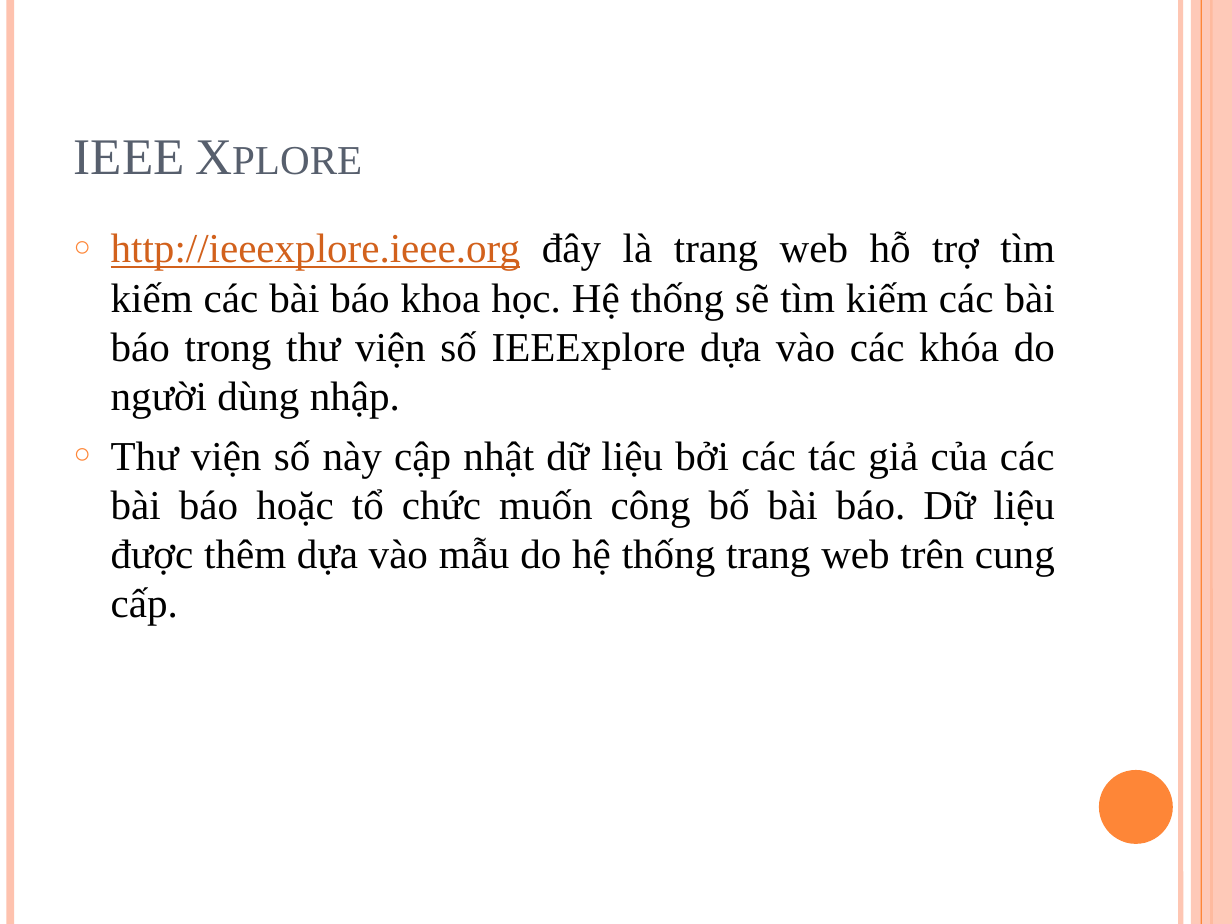
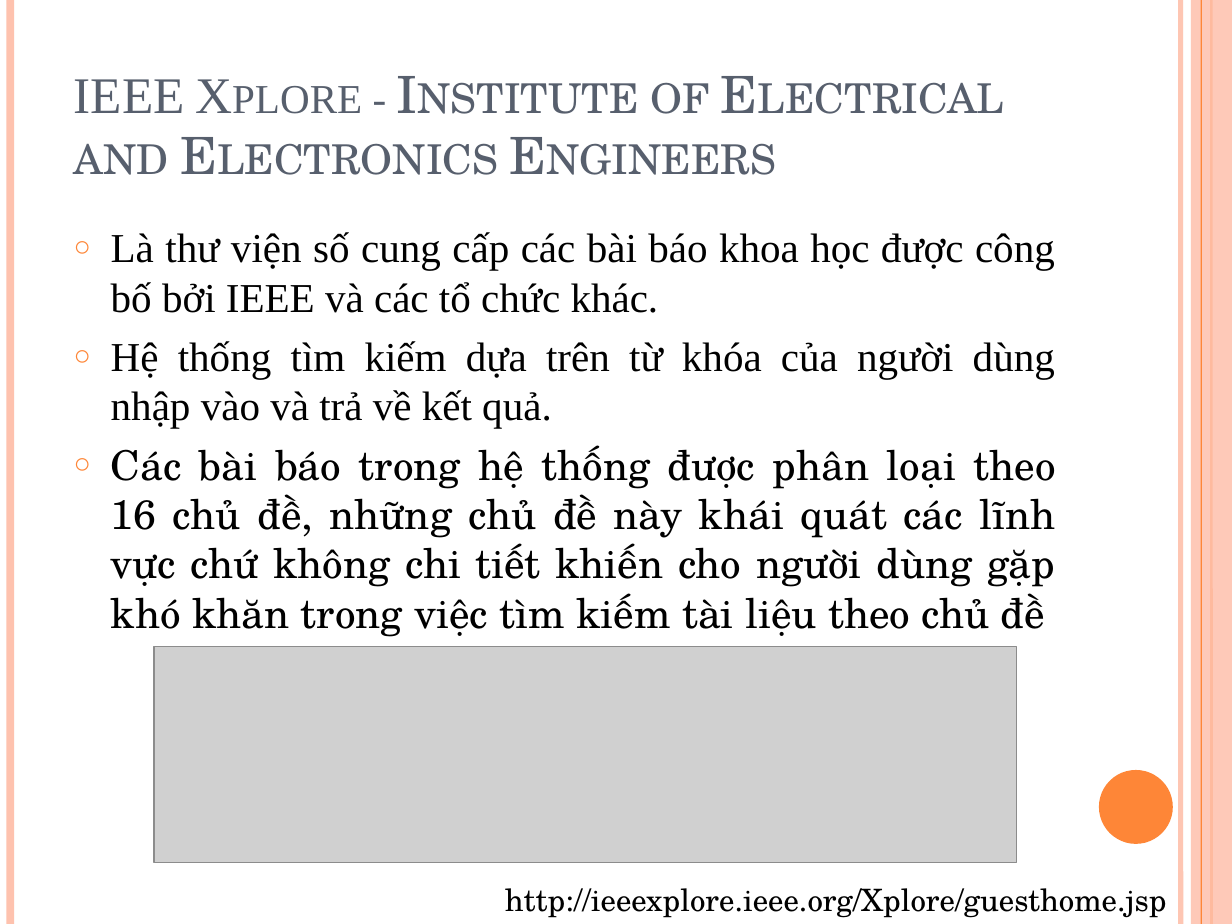
Before and after one commit to tiendv/detaitotnghiep, a slide deck: slide 14 of Report/Baocao 3-12.pptx (slide 12 before the commit). Drawn at 1232x924 pixels with LibreOffice and Linux fonts; fonts in the diff are those of the drawing; grey boxes stand for pictures. Boxes give left, top, right and bottom in pixels: in the first picture for what was removed or moved away, otherwise in the second. Text is boxed around its words. In the diff, an @@ line names an element or a change of style, - is before the commit and + after.

Commit message:
update slide

```diff
--- a/Report/Baocao 3-12.pptx
+++ b/Report/Baocao 3-12.pptx
@@ title at box(74, 79, 709, 175): text changed; font Times New Roman to TeX Gyre Schola @@
-IEEE Xplore
+IEEE Xplore - Institute of Electrical and Electronics Engineers
@@ text at box(111, 232, 1056, 637): text changed; font Times New Roman to TeX Gyre Schola @@
-○ http://ieeexplore.ieee.org đây là trang web hỗ trợ tìm kiếm các bài báo khoa học. Hệ thống sẽ tìm kiếm các bài báo trong thư viện số IEEExplore dựa vào các khóa do người dùng nhập.
-○ Thư viện số này cập nhật dữ liệu bởi các tác giả của các bài báo hoặc tổ chức muốn công bố bài báo. Dữ liệu được thêm dựa vào mẫu do hệ thống trang web trên cung cấp.
+○ Là thư viện số cung cấp các bài báo khoa học được công bố bởi IEEE và các tổ chức khác.
+○ Hệ thống tìm kiếm dựa trên từ khóa của người dùng nhập vào và trả về kết quả.
+○ Các bài báo trong hệ thống được phân loại theo 16 chủ đề, những chủ đề này khái quát các lĩnh vực chứ không chi tiết khiến cho người dùng gặp khó khăn trong việc tìm kiếm tài liệu theo chủ đề
@@ picture added at box(154, 647, 1016, 862) @@
@@ text added at box(505, 888, 1167, 918), 18 pt, text #000000 @@
+http://ieeexplore.ieee.org/Xplore/guesthome.jsp
@@ page number added at box(1146, 896, 1174, 906), 14 pt, text #FFFFFF, bold @@
+14
```
Also in this commit, not shown: 5 other slides changed, 3 slides added, 2 slides removed.
